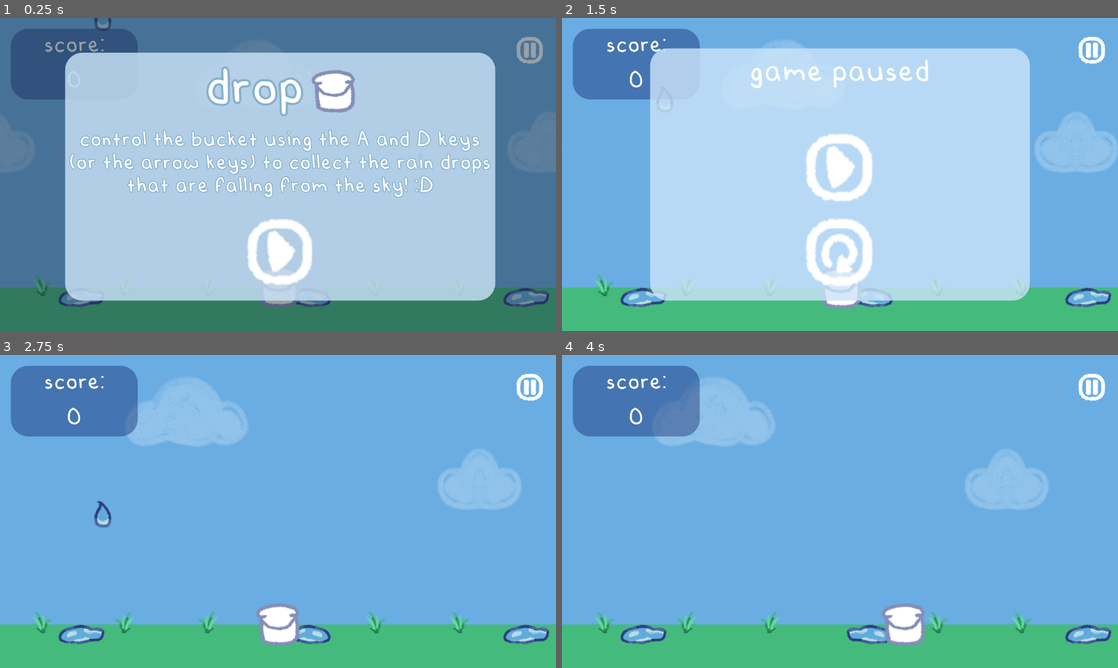
Above: before the commit, frames 1-4 (two rows, left to right).
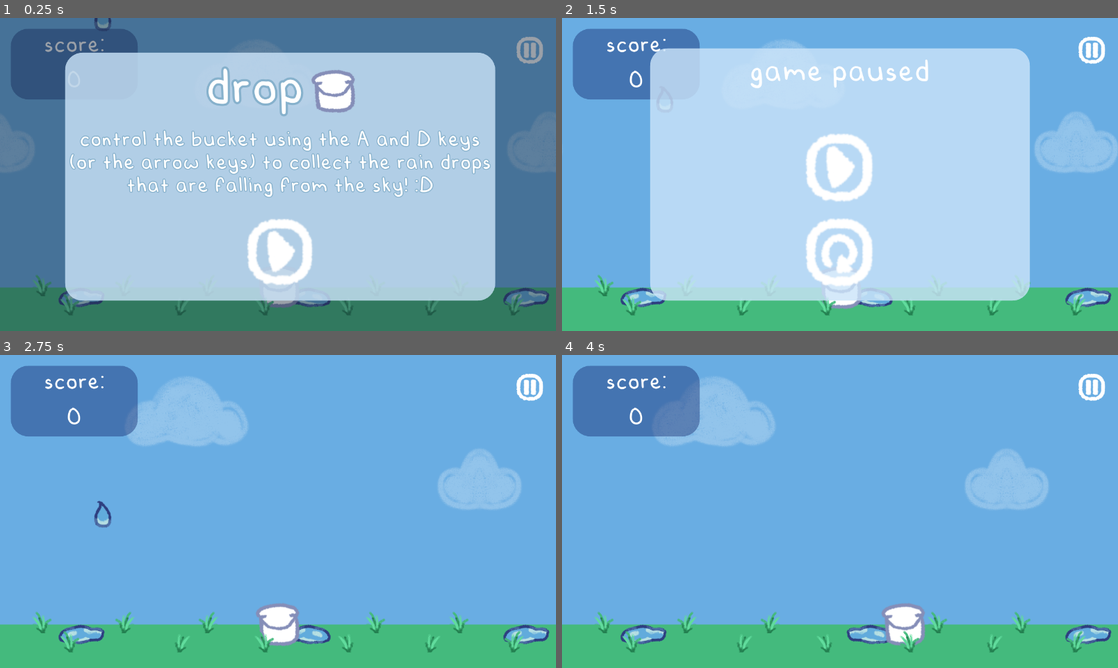
Above: after the commit, the same moments.

Repository: wutdahack/Drop
Game: Godot game, scene res://scenes/Game.tscn
Same seed, same stepped clock (60 frames per second), same inputs: the game is played once before the commit and once after it. Sound files missing from this copy of the repository are replaced by a short silence.
Inputs (mouse positions are in pixels of both pictures, inside the frame that each line leads up to):
- Up to frame 1 (0.25 s): no input
- Up to frame 2 (1.5 s): click (840, 252) at 0.5 s; click (1090, 49) at 1.25 s
- Up to frame 3 (2.75 s): click (278, 505) at 2 s
- Up to frame 4 (4 s): hold Right (move_right) 2.78-3.53 s; hold Left (move_left) from 3.53 s (still down)

The runs differ from the first frame. In frame 1, 0.2% of the frame differs, in the area x 10-94%, y 88-95%; in frame 2, 0.4%; in frame 3, 0.4%; in frame 4, 0.4%, in the area x 10-95%, y 88-96%.

Commit message:
adding grass in front of the bucket

Diff:
--- a/scenes/Game.tscn
+++ b/scenes/Game.tscn
@@ -133,10 +133,16 @@
 format = 1
 tile_data = PoolIntArray( 655361, 0, 0, 655365, 536870912, 0, 655369, 0, 0 )
 
-[node name="ExtraGrass" type="TileMap" parent="Scene"]
+[node name="ExtraGrassBehind" type="TileMap" parent="Scene"]
 tile_set = SubResource( 2 )
 format = 1
 tile_data = PoolIntArray( 589825, 0, 0, 589828, 536870912, 0, 589831, 536870912, 0, 589837, 0, 0, 589840, 0, 0 )
+
+[node name="ExtraGrassFront" type="TileMap" parent="."]
+position = Vector2( 0, -20 )
+tile_set = SubResource( 2 )
+format = 1
+tile_data = PoolIntArray( 655362, 0, 0, 655366, 536870912, 0, 655369, 0, 0, 655372, 0, 0, 655375, 536870912, 0, 655378, 536870912, 0 )
 
 [node name="RainSound" type="AudioStreamPlayer" parent="."]
 pause_mode = 2
--- a/scripts/Game.gd
+++ b/scripts/Game.gd
@@ -25,7 +25,7 @@
 	rainDrop.position.x = rng.randf_range(screen.position.x, screen.size.x) # get a random number between 0 and 1280
 	rainDrop.position.y = 0 # make the position the top of the screen
 	add_child(rainDrop)
-	move_child(rainDrop, get_child_count()) # add raindrop to the front of screen
+	move_child(rainDrop, $ExtraGrassFront.get_index()) # add raindrop behind the front grass
 	dropTimer.start(5.0)
 
 func setup_player(var waterCollector: CollectsWater) -> void:
